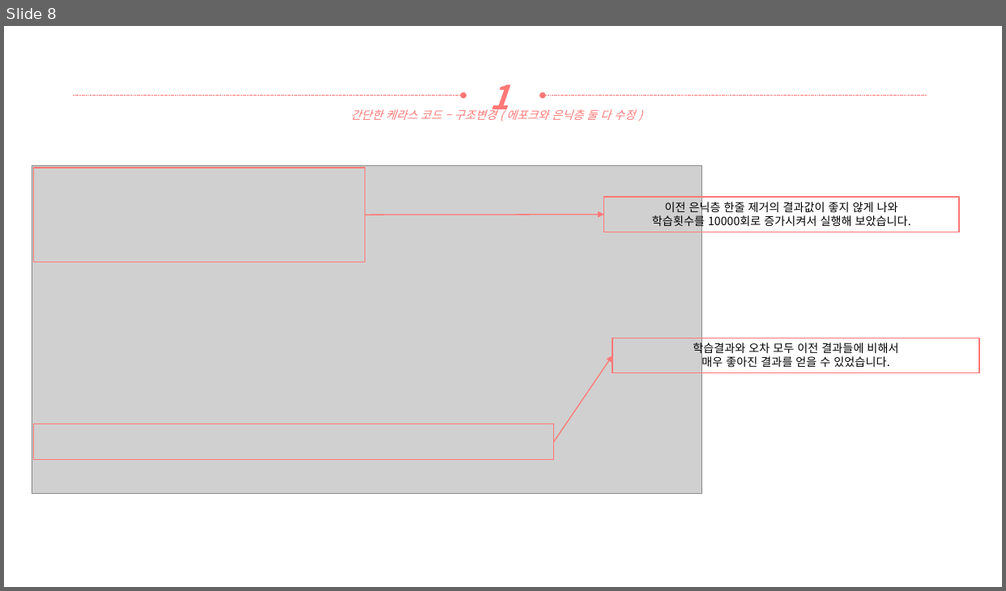
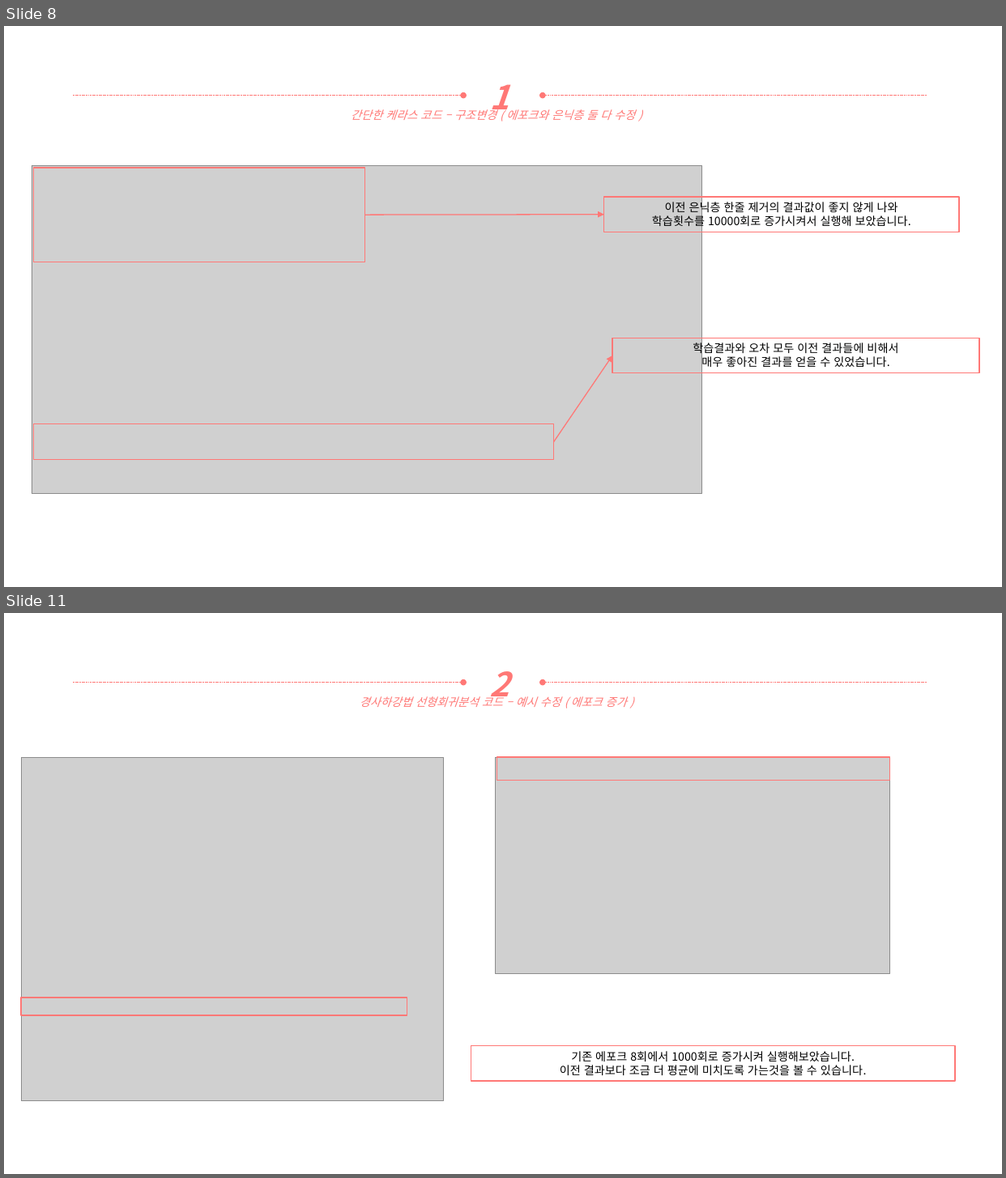
Before and after one commit to yooatom2200/Programing_Base_2, a slide deck: 9장/20164091-송희령-9장 과제.pptx. Shown one above the other, each under a label of ours: slide 8 before the commit, slides 8 and 11 after it; the slides between them are not shown. The pictures are 1006x591 and 1006x1178 pixels, drawn with LibreOffice and Linux fonts; fonts in the diff are those of the drawing; grey boxes stand for pictures. Boxes give left, top, right and bottom in pixels: in the first picture for what was removed or moved away, otherwise in the second. Text is boxed around its words. In the diff, an @@ line names an element or a change of style, - is before the commit and + after.

Commit message:
2번째 코드 완성

```diff
--- a/9장/20164091-송희령-9장 과제.pptx
+++ b/9장/20164091-송희령-9장 과제.pptx
@@ slide 11 added at (4, 613, 1002, 1174), background #FFFFFF @@
@@ arrow added from (73, 683) to (463, 683), #FF7876 0.5 pt dashed @@
@@ text added at (490, 671, 509, 705), 32 pt, text #FF7876, bold, italic @@
+2
@@ arrow added from (927, 683) to (543, 683), #FF7876 0.5 pt dashed @@
@@ text added at (360, 695, 627, 707), 11 pt, text #FF7876, italic @@
+경사하강법 선형회귀분석 코드 – 예시 수정 ( 에포크 증가 )
@@ picture added at (21, 757, 444, 1102) @@
@@ picture added at (495, 757, 889, 974) @@
@@ rectangle added at (496, 757, 889, 781), outline #FF7876 1 pt @@
@@ rectangle added at (21, 998, 407, 1016), outline #FF7876 1 pt @@
@@ rectangle added at (471, 1046, 956, 1082), outline #FF7876 1 pt, 11 pt, text #000000 @@
+기존 에포크 8회에서 1000회로 증가시켜 실행해보았습니다.
+이전 결과보다 조금 더 평균에 미치도록 가는것을 볼 수 있습니다.
```
Also in this commit, not shown: 1 slide changed, 3 other slides added, 1 slide removed, 2 other files.
